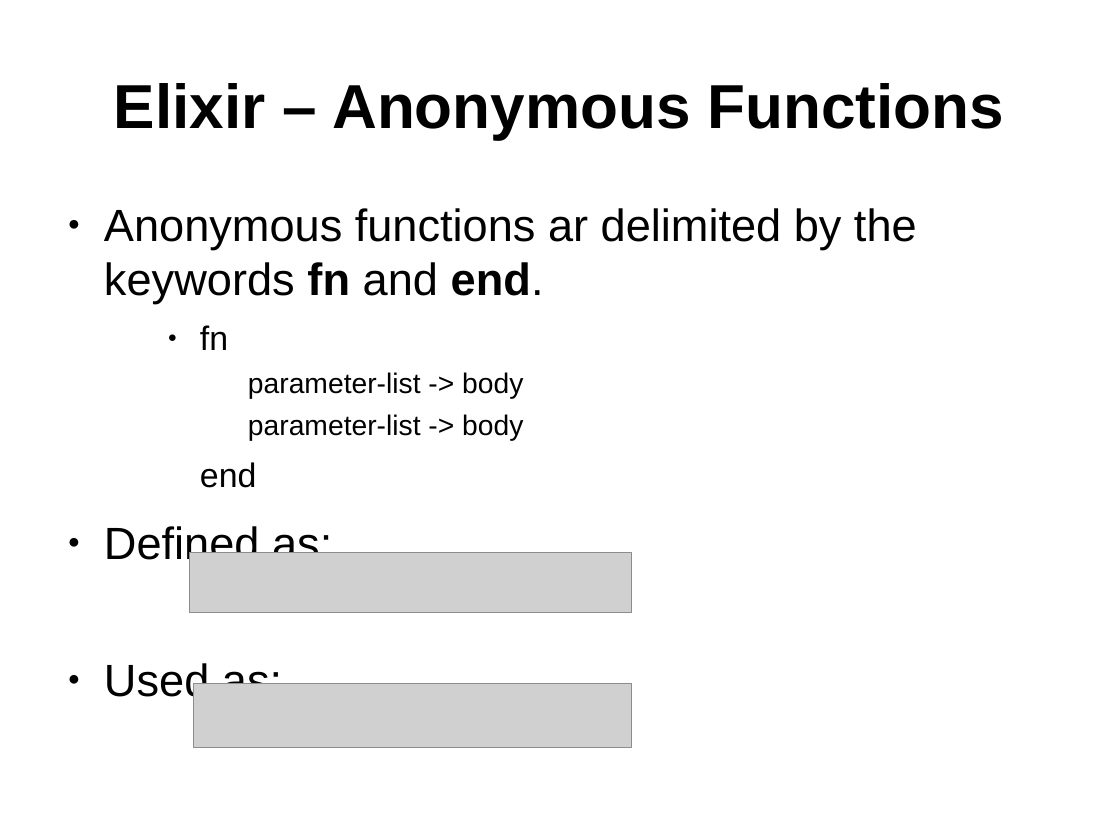
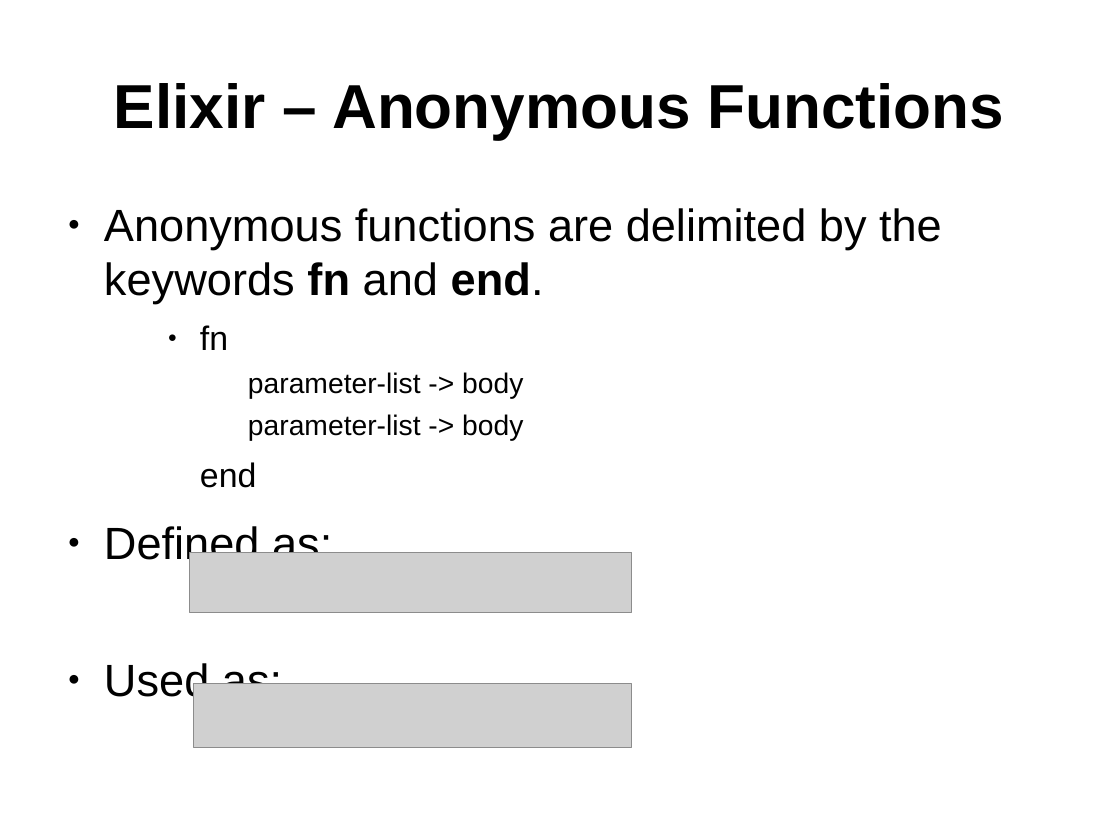
Before and after one commit to ramortegui/talks, a slide deck: slide 4 of elixir-basics-2.odp. Drawn at 1120x840 pixels with LibreOffice and Linux fonts; fonts in the diff are those of the drawing; grey boxes stand for pictures. Boxes give left, top, right and bottom in pixels: in the first picture for what was removed or moved away, otherwise in the second. Text is boxed around its words. In the diff, an @@ line names an element or a change of style, - is before the commit and + after.

Commit message:
Fix typo.

```diff
--- a/elixir-basics-2.odp
+++ b/elixir-basics-2.odp
@@ text at (104, 208, 942, 304): text changed @@
-● Anonymous functions ar delimited by the keywords fn and end.
+● Anonymous functions are delimited by the keywords fn and end.
```
